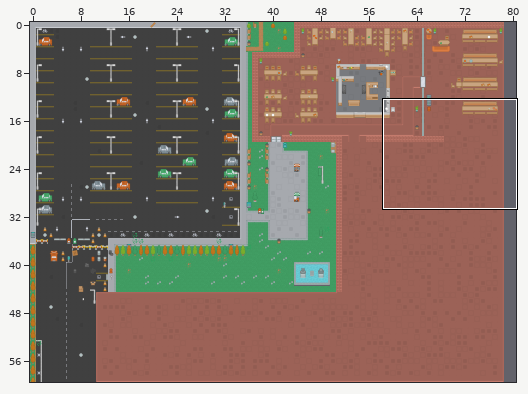
An edit to a level. Tiled map, app/assets/MapLib.tmx. Above: a wide view before the commit, with the close-up outlined.
Close-up. Before the edit:
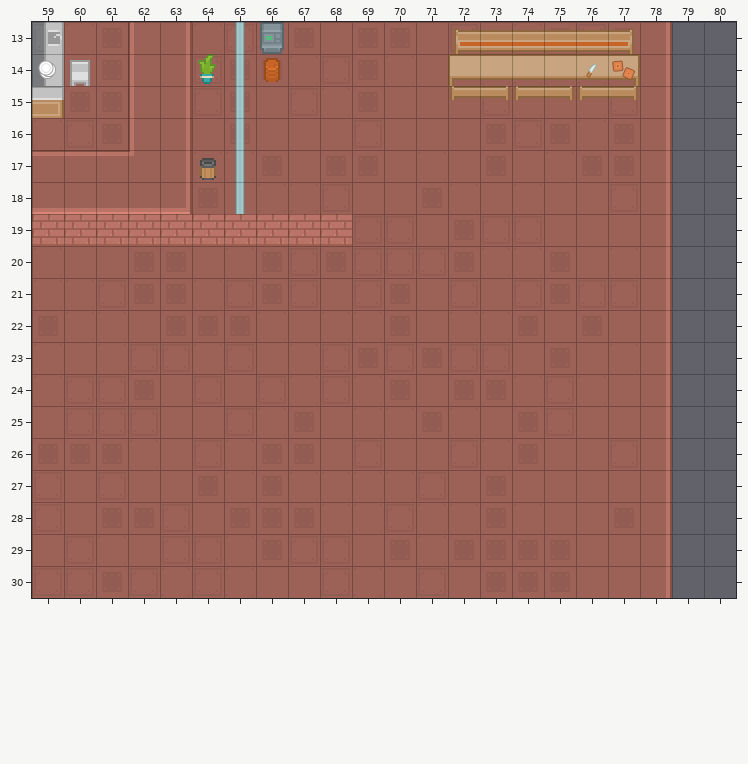
Cells are 64x64 px. Shown: x 59..80, y 13..30. The commit also changed other parts of the map, which this record leaves out.
Once edited:
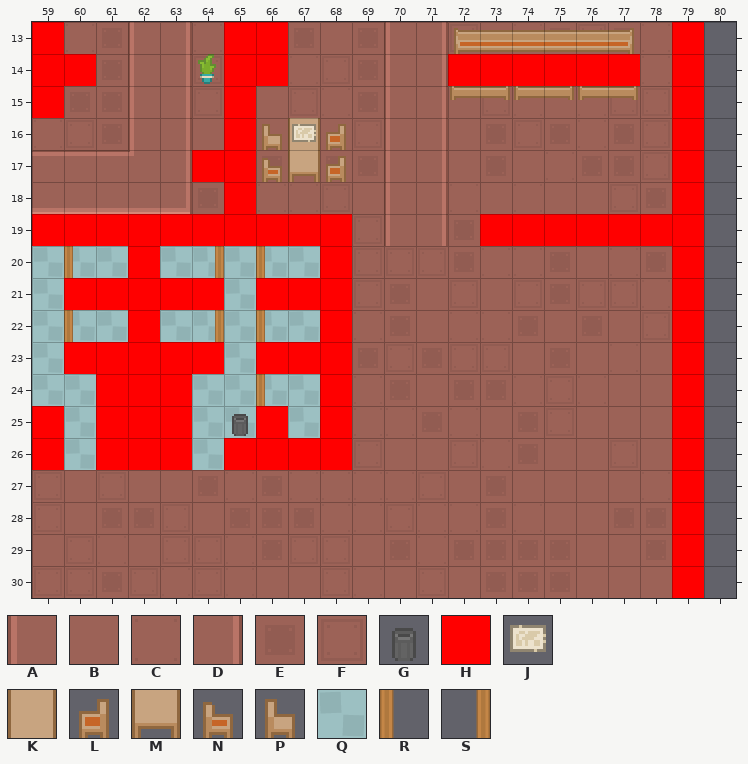
Key: from "City": A 3, B 6, C 7, D 40, E 43, F 44, G 498; from "Collision": H 0; from "Indoor": J 18, K 31, L 55, M 57, N 80, P 106; from "Shooter": Q 10, R 442, S 443.
_ is an empty cell, # one hidden under a higher layer.
Tiles of an added or newly shown layer are drawn over the layers below it.
The edit:
Layer "Ground":
y 13: x 70..71 EB -> AD; x 78 D -> C
y 14: x 70..71 CB -> AD; x 78 D -> C
y 15..16: x 70..71 BB -> AD; x 78 D -> F
y 17: x 70..71 BC -> AD; x 78 D -> F
y 18: x 70..71 BE -> AD; x 78 D -> E
y 19: x 70..71 FB -> AD; x 73..78 FFBBBD -> ######
y 20: x 59..68 CBBEEBCEFE -> QQQ#QQQQQ#; x 78 D -> E
y 21: x 59..68 CCFEECFEFB -> Q#####Q###; x 78 D -> C
y 22: x 59..68 ECCBEEECBC -> QQQ#QQQQQ#; x 78 D -> F
y 23: x 59..68 CBCFFCFBCF -> Q#####Q###; x 78 D -> B
y 24: x 59..68 CFFEBFBFCF -> QQ###QQQQ#; x 78 D -> B
y 25: x 59..68 BFFFBBFCEB -> #Q###QQ#Q#; x 78 D -> B
y 26: x 59..68 EEECBFCEEB -> #Q###Q####; x 78 D -> B
y 27: x 78 D -> C
y 28..29: x 78 D -> E
y 30: x 78 D -> B
Layer "Glass":
y 24: x 66 _ -> R
Layer "Environment":
y 20: x 60 _ -> R; x 64 _ -> S; x 66 _ -> R
y 22: x 60 _ -> R; x 64 _ -> S; x 66 _ -> R
y 25: x 65 _ -> G
Layer "Tables":
y 16: x 66..68 ___ -> PKL
y 17: x 66..68 ___ -> NML
Layer "Ontop":
y 16: x 67 _ -> J
Layer "Collision" (now shown):
y 13: x 59 _ -> H; x 65..66 __ -> HH; x 79 _ -> H
y 14: x 59..60 __ -> HH; x 65..66 __ -> HH; x 72..77 ______ -> HHHHHH; x 79 _ -> H
y 15: x 59 _ -> H; x 65 _ -> H; x 79 _ -> H
y 16: x 65 _ -> H; x 79 _ -> H
y 17: x 64..65 __ -> HH; x 79 _ -> H
y 18: x 65 _ -> H; x 79 _ -> H
y 19: x 59..68 __________ -> HHHHHHHHHH; x 73..79 _______ -> HHHHHHH
y 20: x 62 _ -> H; x 68 _ -> H; x 79 _ -> H
y 21: x 60..64 _____ -> HHHHH; x 66..68 ___ -> HHH; x 79 _ -> H
y 22: x 62 _ -> H; x 68 _ -> H; x 79 _ -> H
y 23: x 60..64 _____ -> HHHHH; x 66..68 ___ -> HHH; x 79 _ -> H
y 24: x 61..63 ___ -> HHH; x 68 _ -> H; x 79 _ -> H
y 25: x 59 _ -> H; x 61..63 ___ -> HHH; x 66 _ -> H; x 68 _ -> H; x 79 _ -> H
y 26: x 59 _ -> H; x 61..63 ___ -> HHH; x 65..68 ____ -> HHHH; x 79 _ -> H
y 27..30: x 79 _ -> H
Boxes around the changes in both close-ups, in picture pixels (x1, y1, x2, y2):
changed: (32, 22, 352, 470)
changed: (384, 22, 704, 598)
